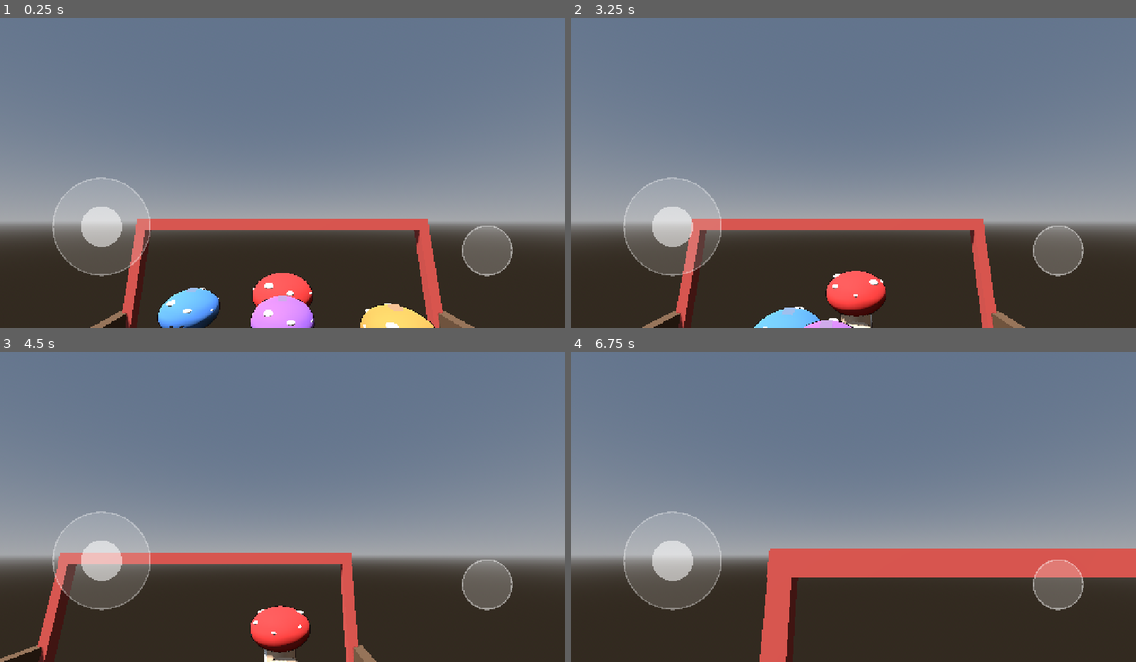
Above: before the commit, frames 1-4 (two rows, left to right).
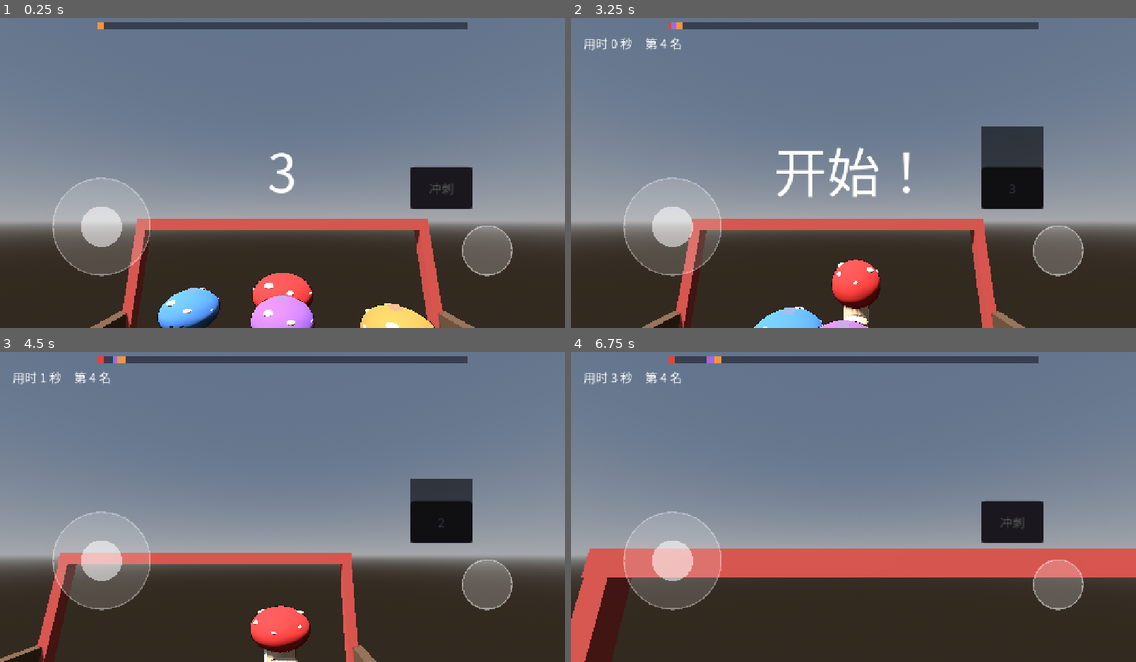
Above: after the commit, the same moments.

Repository: tuzkimo/fungi-party
Game: Godot game, scene res://game/minigame/race.tscn
Same seed, same stepped clock (60 frames per second), same inputs: the game is played once before the commit and once after it. This scene is started directly instead of the project's main scene.
Inputs (mouse positions are in pixels of both pictures, inside the frame that each line leads up to):
- Up to frame 1 (0.25 s): no input
- Up to frame 2 (3.25 s): click (1011, 188) at 0.5 s, where only the run after the commit has a clickable "冲刺"; move the mouse to (977, 154) at 1.27 s; hold D (move_right) 1.28-2 s; hold Shift (run) 1.28-2 s; click (977, 154) at 1.42 s; tap Space (jump) at 1.52, 2.75 s; tap Enter at 2 s; drag from (740, 185) to (825, 231) at 2.02 s; move the mouse to (910, 98) at 2.77 s; hold D (move_right) from 2.78 s (still down); hold Shift (run) from 2.78 s (still down); click (910, 98) at 2.92 s
- Up to frame 3 (4.5 s): release D (move_right) at 3.5 s; release Shift (run) at 3.5 s; drag from (254, 565) to (113, 457) at 3.52 s; move the mouse to (452, 550) at 4.27 s; hold A (move_left) from 4.28 s (still down); hold Ctrl (orbit) from 4.28 s (still down); click (452, 550) at 4.42 s
- Up to frame 4 (6.75 s): tap Space (jump) at 4.52 s; tap Shift (run) at 4.55 s; release A (move_left) at 5 s; release Ctrl (orbit) at 5 s; drag from (684, 457) to (768, 423) at 5.02 s; move the mouse to (881, 503) at 5.77 s; hold S (move_back) 5.78-6.5 s; hold Shift (run) 5.78-6.5 s; click (881, 503) at 5.92 s; drag from (768, 423) to (740, 519) at 6.52 s

The runs differ from the first frame. In frame 1, 3.2% of the frame differs, in the area x 17-84%, y 1-62%; in frame 2, 7.3%; in frame 3, 4.1%; in frame 4, 8.7%, in the area x 0-84%, y 1-100%.

Commit message:
赛跑 HUD、3-2-1 倒数与名次结算

Diff:
--- a/game/config.gd
+++ b/game/config.gd
@@ -54,7 +54,7 @@
 const RACE_DASH_COOLDOWN := 3.0
 const RACE_HIT_PUSH := 1.5
 const RACE_HIT_FREEZE := 0.6
-const RACE_GROUP_MIN_GAP := 12.0
+const RACE_GROUP_MIN_GAP := 16.5
 const RACE_GROUP_MAX_GAP := 18.0
 const RACE_TALL_CHANCE := 0.7
 const RACE_LOW_CHANCE := 0.2
--- a/game/minigame/race.gd
+++ b/game/minigame/race.gd
@@ -8,7 +8,6 @@
 const CAMERA_HEIGHT := 3.5
 const CAMERA_BACK := 7.0
 const RIVAL_STYLES := [RaceRacer.Style.STEADY, RaceRacer.Style.HUGGER, RaceRacer.Style.DASHER]
-const RIVAL_COLORS := [Color(0.32, 0.55, 0.88), Color(0.66, 0.40, 0.86), Color(0.95, 0.58, 0.25)]
 const RIVAL_X := [-2.5, 0.0, 2.5]
 const RIVAL_Z_STEP := 0.6
 const PINE_SIZE := 0.6
@@ -17,6 +16,7 @@
 var _field := RaceField.new(randi())
 var _player: RacePlayer
 var _camera: Camera3D
+var _ui: RaceUI
 var _touch: TouchControls
 var _rivals: Array[RaceRacer] = []
 var _rival_visuals: Array[RacerVisual] = []
@@ -24,12 +24,16 @@
 var _dropped: Array[bool] = []
 var _elapsed := 0.0
 var _countdown := COUNTDOWN_SECONDS
+var _start_flash := 0.0
 var _touch_jump := false
+var _dash_requested := false
+var _settled := false
 
 
 func _ready() -> void:
 	Controls.ensure()
 	_camera = $Camera3D
+	_ui = $UI
 
 	var course := RaceCourse.new()
 	course.name = "Course"
@@ -43,6 +47,10 @@
 	_spawn_animals()
 	_follow_player()
 
+	_ui.again_pressed.connect(func() -> void: get_tree().reload_current_scene())
+	_ui.forest_pressed.connect(func() -> void: get_tree().change_scene_to_file(Config.FOREST_PATH))
+	_ui.dash_pressed.connect(func() -> void: _dash_requested = true)
+
 	var layout := PackedStringArray()
 	for group in _field.groups:
 		layout.append("%.1f/%d" % [group.z, group.kind])
@@ -51,14 +59,29 @@
 
 func _physics_process(delta: float) -> void:
 	if _countdown > 0.0:
+		# 倒数期间不喂输入、不计时，人机也不动
 		_countdown -= delta
-		return
+		if _countdown > 0.0:
+			_ui.show_countdown(str(ceili(_countdown)))
+		else:
+			_ui.show_countdown("开始！")
+			_start_flash = START_FLASH
+		return
+	if _start_flash > 0.0:
+		_start_flash -= delta
+		if _start_flash <= 0.0:
+			_ui.hide_countdown()
+	if _settled:
+		return
+
 	_elapsed += delta
 	_feed()
 	_update_actors(delta)
 	if _player.finished and _player.finish_time <= 0.0:
 		_player.finish_time = _elapsed
 	_follow_player()
+	_update_hud()
+	_settle_if_over()
 
 
 func _spawn_rivals() -> void:
@@ -70,7 +93,7 @@
 		var visual := RacerVisual.new()
 		visual.name = "Rival%d" % i
 		add_child(visual)
-		visual.setup(RIVAL_COLORS[i])
+		visual.setup(RaceUI.RIVAL_COLORS[i])
 		visual.apply(racer)
 		_rival_visuals.append(visual)
 
@@ -130,7 +153,8 @@
 func _feed() -> void:
 	var move := Input.get_vector("move_left", "move_right", "move_forward", "move_back")
 	var jump := Input.is_action_just_pressed("jump")
-	var dash := Input.is_action_just_pressed("run")
+	var dash := Input.is_action_just_pressed("run") or _dash_requested
+	_dash_requested = false
 	_find_touch()
 	if _touch != null:
 		if _touch.move_input.length() > 0.05:
@@ -146,6 +170,41 @@
 		_touch = get_tree().get_first_node_in_group("touch_controls") as TouchControls
 
 
+func _update_hud() -> void:
+	_ui.set_time(_elapsed)
+	_ui.set_progress(_player.position.z, _rivals, _current_rank())
+	var ratio := 1.0
+	if _player.dash_cd > 0.0:
+		ratio = 1.0 - _player.dash_cd / Config.RACE_DASH_COOLDOWN
+	_ui.set_dash_ready(ratio)
+
+
+func _player_entry() -> Dictionary:
+	return {"finished": _player.finished, "finish_time": _player.finish_time, "z": _player.position.z}
+
+
+func _current_rank() -> int:
+	var entries: Array = [_player_entry()]
+	for rival in _rivals:
+		entries.append(rival)
+	return RaceScore.ranking(entries).find(0) + 1
+
+
+## 玩家冲线或超时立即结算：算名次、入库、弹面板。
+func _settle_if_over() -> void:
+	if not _player.finished and _elapsed < Config.RACE_TIME_LIMIT:
+		return
+	_settled = true
+	var entries: Array = [_player_entry()]
+	for rival in _rivals:
+		entries.append(rival)
+	var rank := RaceScore.ranking(entries).find(0)
+	var earned := RaceScore.coins(rank, _player.hits)
+	Save.add_coins(earned)
+	var seconds := _player.finish_time if _player.finished else _elapsed
+	_ui.show_result(rank + 1, seconds, _player.hits, earned)
+
+
 ## 镜头锁死朝前：只平移，不转、不抖。
 func _follow_player() -> void:
 	_camera.position = Vector3(_player.position.x, CAMERA_HEIGHT, _player.position.z + CAMERA_BACK)
--- a/game/minigame/race.tscn
+++ b/game/minigame/race.tscn
@@ -1,7 +1,8 @@
-[gd_scene load_steps=3 format=3]
+[gd_scene load_steps=4 format=3]
 
 [ext_resource type="Script" path="res://game/minigame/race.gd" id="1_script"]
 [ext_resource type="PackedScene" path="res://game/ui/touch_controls.tscn" id="2_touch"]
+[ext_resource type="PackedScene" path="res://game/minigame/race_ui.tscn" id="3_ui"]
 
 [node name="Race" type="Node3D"]
 script = ExtResource("1_script")
@@ -10,3 +11,5 @@
 transform = Transform3D(1, 0, 0, 0, 0.970296, -0.241922, 0, 0.241922, 0.970296, 0, 3.5, 7)
 
 [node name="TouchControls" parent="." instance=ExtResource("2_touch")]
+
+[node name="UI" parent="." instance=ExtResource("3_ui")]
--- a/game/minigame/race_field.gd
+++ b/game/minigame/race_field.gd
@@ -18,7 +18,6 @@
 const ANIMAL_TIME_MIN := 4.0
 const ANIMAL_TIME_MAX := 7.0
 const ANIMAL_Z_MARGIN := 20.0
-const ANIMAL_SAMPLES := 200
 const WALK_IN := 1.4
 const WALK_STOP := 1.2
 const WALK_OUT := 1.4
@@ -77,6 +76,8 @@
 
 
 func _build_crossings(rng: RandomNumberGenerator) -> void:
+	# 只在两组障碍中间横穿：离两侧各半条间隔，永远落不到缝上
+	var spots := _animal_spots()
 	var time := ANIMAL_FIRST_TIME
 	for i in Config.RACE_ANIMAL_COUNT:
 		var crossing := Crossing.new()
@@ -89,28 +90,19 @@
 			crossing.kind = DUNG
 		else:
 			crossing.kind = SQUIRREL
-		crossing.z = _animal_z(rng)
+		if spots.is_empty():
+			crossing.z = ANIMAL_Z_MARGIN
+		else:
+			crossing.z = spots.pop_at(rng.randi() % spots.size())
 		crossings.append(crossing)
 		time += rng.randf_range(ANIMAL_TIME_MIN, ANIMAL_TIME_MAX)
 
 
-## 横穿处离最近的障碍组至少 RACE_ANIMAL_CLEAR，否则可能正好堵住唯一那条缝。
-func _animal_z(rng: RandomNumberGenerator) -> float:
-	var best := ANIMAL_Z_MARGIN
-	var best_clear := -1.0
-	for i in ANIMAL_SAMPLES:
-		var z := rng.randf_range(ANIMAL_Z_MARGIN, Config.RACE_TRACK_LENGTH - ANIMAL_Z_MARGIN)
-		var clear := _clearance(z)
-		if clear >= Config.RACE_ANIMAL_CLEAR:
-			return z
-		if clear > best_clear:
-			best_clear = clear
-			best = z
-	return best
-
-
-func _clearance(z: float) -> float:
-	var nearest := INF
-	for group in groups:
-		nearest = minf(nearest, absf(z - group.z))
-	return nearest
+## 可横穿的纵向位置：相邻两组的中间点 + 最后一组到终点之间的中间点。
+func _animal_spots() -> Array:
+	var spots: Array = []
+	for i in range(1, groups.size()):
+		spots.append((groups[i - 1].z + groups[i].z) * 0.5)
+	if not groups.is_empty():
+		spots.append((groups[groups.size() - 1].z + Config.RACE_TRACK_LENGTH) * 0.5)
+	return spots
--- a/game/minigame/race_racer.gd
+++ b/game/minigame/race_racer.gd
@@ -18,7 +18,8 @@
 const KEEP_TARGET := 0.9
 const PINE_OFFSET := 1.4
 const PINE_HALF := 0.6
-const WOBBLE := 0.35
+## 横向抖动：稳中型离缝心还有 1.3m 余量，贴边型零余量，所以它最容易抖出缝
+const WOBBLE := [0.2, 0.35, 0.3]
 
 var z := 0.0
 var x := 0.0
@@ -90,8 +91,7 @@
 		if ahead > -KEEP_TARGET and ahead <= lookahead and ahead < nearest:
 			nearest = ahead
 			target = _side * PINE_OFFSET
-	if _style != Style.HUGGER:
-		target += sin(elapsed * 1.7 + _wobble_phase) * WOBBLE
+	target += sin(elapsed * 1.7 + _wobble_phase) * WOBBLE[_style]
 	return clampf(target, -Config.RACE_TRACK_HALF_WIDTH, Config.RACE_TRACK_HALF_WIDTH)
 
 
--- /dev/null
+++ b/game/minigame/race_ui.gd
@@ -0,0 +1,191 @@
+class_name RaceUI
+extends CanvasLayer
+
+## 赛跑 HUD：顶部前进条 + 名次/用时、右下角冲刺按钮（冷却遮罩）、倒数、结算面板。
+
+signal again_pressed
+signal forest_pressed
+signal dash_pressed
+
+const PLAYER_COLOR := Color(0.92, 0.25, 0.22)
+const RIVAL_COLORS := [Color(0.32, 0.55, 0.88), Color(0.66, 0.40, 0.86), Color(0.95, 0.58, 0.25)]
+const DOT_SIZE := 16.0
+# 放在跳跃按钮正上方，离 TouchControls 的抓取半径足够远，免得一次点按既冲刺又跳
+const DASH_RECT := [-350.0, -366.0, -210.0, -270.0]
+
+var _time := 0.0
+var _rank := 1
+var _hud: Label
+var _countdown: Label
+var _bar: ColorRect
+var _dots: Array[ColorRect] = []
+var _dash: Button
+var _mask: ColorRect
+var _result: ColorRect
+var _title: Label
+var _detail: Label
+
+
+func _ready() -> void:
+	var root := Control.new()
+	root.name = "Root"
+	root.set_anchors_preset(Control.PRESET_FULL_RECT)
+	root.mouse_filter = Control.MOUSE_FILTER_IGNORE
+	root.theme = UIStyle.theme()
+	add_child(root)
+
+	_hud = Label.new()
+	_hud.name = "Hud"
+	_hud.position = Vector2(28.0, 52.0)
+	root.add_child(_hud)
+
+	_build_bar(root)
+	_build_dash(root)
+	_build_countdown(root)
+	_build_result(root)
+
+
+func _build_bar(root: Control) -> void:
+	_bar = ColorRect.new()
+	_bar.name = "Bar"
+	_bar.color = Color(0.08, 0.07, 0.10, 0.55)
+	_bar.mouse_filter = Control.MOUSE_FILTER_IGNORE
+	_bar.set_anchors_preset(Control.PRESET_TOP_WIDE)
+	_bar.offset_left = 220.0
+	_bar.offset_right = -220.0
+	_bar.offset_top = 26.0
+	_bar.offset_bottom = 42.0
+	root.add_child(_bar)
+
+	for i in RIVAL_COLORS.size() + 1:
+		var dot := ColorRect.new()
+		dot.name = "Dot%d" % i
+		dot.size = Vector2(DOT_SIZE, DOT_SIZE)
+		dot.color = PLAYER_COLOR if i == 0 else RIVAL_COLORS[i - 1]
+		dot.mouse_filter = Control.MOUSE_FILTER_IGNORE
+		dot.position.y = -1.0
+		_bar.add_child(dot)
+		_dots.append(dot)
+
+
+func _build_dash(root: Control) -> void:
+	_dash = Button.new()
+	_dash.name = "Dash"
+	_dash.text = "冲刺"
+	_dash.focus_mode = Control.FOCUS_NONE
+	_dash.set_anchors_preset(Control.PRESET_BOTTOM_RIGHT)
+	_dash.offset_left = DASH_RECT[0]
+	_dash.offset_top = DASH_RECT[1]
+	_dash.offset_right = DASH_RECT[2]
+	_dash.offset_bottom = DASH_RECT[3]
+	_dash.pressed.connect(func() -> void: dash_pressed.emit())
+	UIStyle.style_button(_dash)
+	root.add_child(_dash)
+
+	_mask = ColorRect.new()
+	_mask.name = "Cooldown"
+	_mask.color = Color(0.02, 0.02, 0.03, 0.62)
+	_mask.mouse_filter = Control.MOUSE_FILTER_IGNORE
+	_mask.set_anchors_preset(Control.PRESET_FULL_RECT)
+	_dash.add_child(_mask)
+
+
+func _build_countdown(root: Control) -> void:
+	_countdown = Label.new()
+	_countdown.name = "Countdown"
+	_countdown.set_anchors_preset(Control.PRESET_FULL_RECT)
+	_countdown.horizontal_alignment = HORIZONTAL_ALIGNMENT_CENTER
+	_countdown.vertical_alignment = VERTICAL_ALIGNMENT_CENTER
+	_countdown.add_theme_font_size_override("font_size", 120)
+	_countdown.visible = false
+	root.add_child(_countdown)
+
+
+func _build_result(root: Control) -> void:
+	_result = ColorRect.new()
+	_result.name = "Result"
+	_result.color = Color(0.05, 0.04, 0.06, 0.93)
+	_result.set_anchors_preset(Control.PRESET_FULL_RECT)
+	_result.visible = false
+	root.add_child(_result)
+
+	var center := CenterContainer.new()
+	center.set_anchors_preset(Control.PRESET_FULL_RECT)
+	_result.add_child(center)
+
+	var box := VBoxContainer.new()
+	box.add_theme_constant_override("separation", 22)
+	center.add_child(box)
+
+	_title = Label.new()
+	_title.horizontal_alignment = HORIZONTAL_ALIGNMENT_CENTER
+	box.add_child(_title)
+
+	_detail = Label.new()
+	_detail.horizontal_alignment = HORIZONTAL_ALIGNMENT_CENTER
+	box.add_child(_detail)
+
+	var row := HBoxContainer.new()
+	row.alignment = BoxContainer.ALIGNMENT_CENTER
+	row.add_theme_constant_override("separation", 32)
+	box.add_child(row)
+
+	var again := Button.new()
+	again.text = "再来一局"
+	again.custom_minimum_size = Vector2(200.0, 64.0)
+	again.pressed.connect(func() -> void: again_pressed.emit())
+	UIStyle.style_button(again)
+	row.add_child(again)
+
+	var forest := Button.new()
+	forest.text = "回森林"
+	forest.custom_minimum_size = Vector2(200.0, 64.0)
+	forest.pressed.connect(func() -> void: forest_pressed.emit())
+	UIStyle.style_button(forest)
+	row.add_child(forest)
+
+
+func show_countdown(text: String) -> void:
+	_countdown.text = text
+	_countdown.visible = true
+
+
+func hide_countdown() -> void:
+	_countdown.visible = false
+
+
+func set_progress(player_z: float, rivals: Array, rank: int) -> void:
+	_rank = rank
+	_dots[0].position.x = _dot_x(player_z)
+	for i in rivals.size():
+		_dots[i + 1].position.x = _dot_x(rivals[i].z)
+	_refresh_hud()
+
+
+func set_time(seconds: float) -> void:
+	_time = seconds
+	_refresh_hud()
+
+
+## ratio：0 = 刚用掉，1 = 冷却好了。
+func set_dash_ready(ratio: float) -> void:
+	ratio = clampf(ratio, 0.0, 1.0)
+	_mask.offset_top = -_dash.size.y * (1.0 - ratio)
+	_mask.offset_bottom = 0.0
+	_dash.disabled = ratio < 1.0
+	_dash.text = "冲刺" if ratio >= 1.0 else "%d" % ceili((1.0 - ratio) * Config.RACE_DASH_COOLDOWN)
+
+
+func show_result(rank: int, seconds: float, hits: int, earned: int) -> void:
+	_result.visible = true
+	_title.text = "第 %d 名" % rank
+	_detail.text = "用时 %d 秒，撞了 %d 次，+%d 蘑菇币" % [ceili(seconds), hits, earned]
+
+
+func _dot_x(z: float) -> float:
+	var width := maxf(_bar.size.x - DOT_SIZE, 1.0)
+	return clampf(z / Config.RACE_TRACK_LENGTH, 0.0, 1.0) * width
+
+
+func _refresh_hud() -> void:
+	_hud.text = "用时 %d 秒　第 %d 名" % [int(_time), _rank]
--- /dev/null
+++ b/game/minigame/race_ui.tscn
@@ -0,0 +1,6 @@
+[gd_scene load_steps=2 format=3]
+
+[ext_resource type="Script" path="res://game/minigame/race_ui.gd" id="1_script"]
+
+[node name="RaceUI" type="CanvasLayer"]
+script = ExtResource("1_script")
Not shown, added: game/minigame/race_ui.gd.uid
